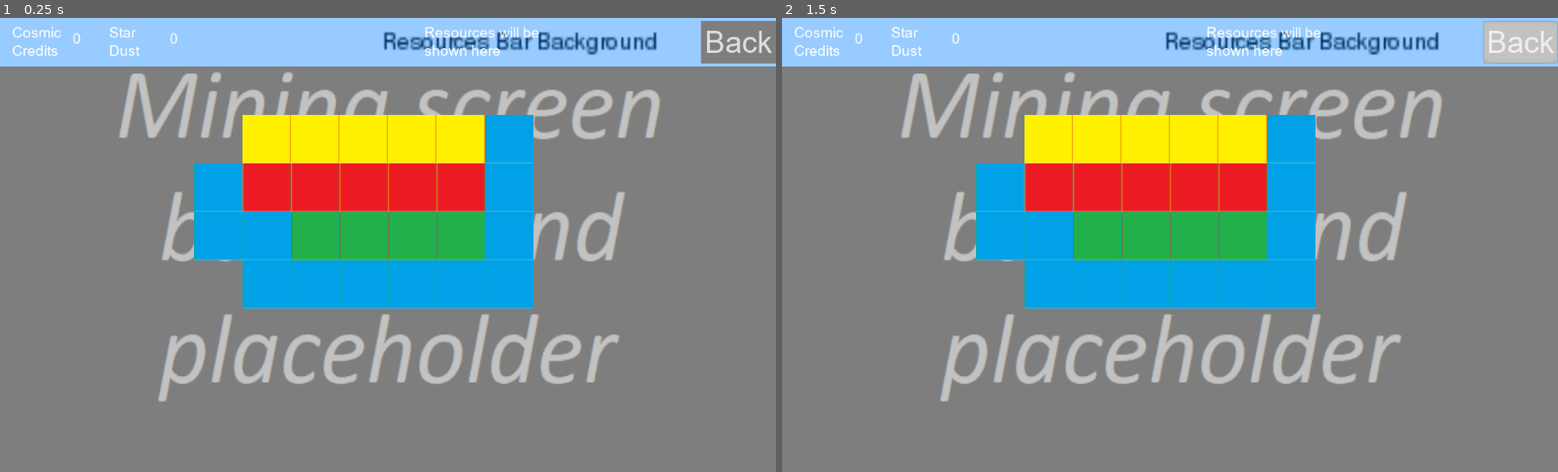
Above: before the commit, frames 1-2 (left to right).
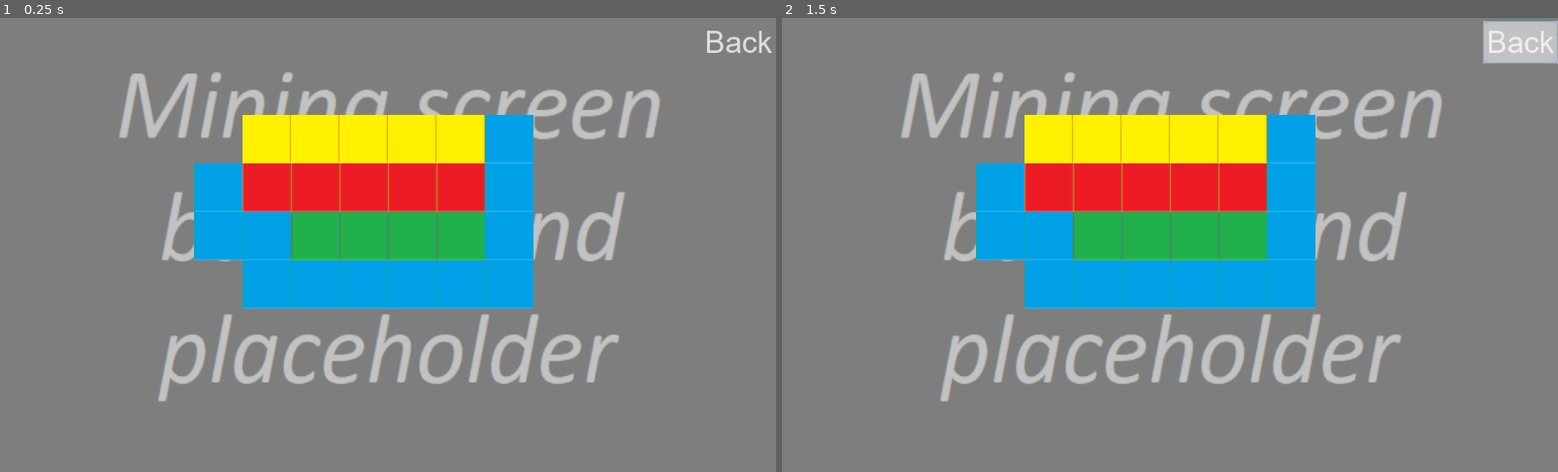
Above: after the commit, the same moments.

Repository: VB-s-game-dev-team/teraformer-game
Game: Godot game, scene res://MiningScreen/MiningScreen.tscn
Same seed, same stepped clock (60 frames per second), same inputs: the game is played once before the commit and once after it. This scene is started directly instead of the project's main scene.
Inputs (mouse positions are in pixels of both pictures, inside the frame that each line leads up to):
- Up to frame 1 (0.25 s): no input
- Up to frame 2 (1.5 s): tap Enter at 0.5 s; move the mouse to (1131, 335) at 0.52 s; click "Back" at 1.25 s

The runs differ from the first frame. In frame 1, 9.8% of the frame differs, in the area x 0-100%, y 0-11%; in frame 2, 9.8%.
Error in both runs: Invalid call. Nonexistent function 'set_screen' in base 'Nil'. (res://MiningScreen/MiningScreen.gd:9)

Commit message:
Resource bar whatever

Diff:
--- a/resources_bar/resources_bar.gd
+++ b/resources_bar/resources_bar.gd
@@ -2,10 +2,10 @@
 
 var _global_stuff: GlobalStuff
 
-onready var CosmicCreditsValue = $CosmicCreditsValue
-onready var StarDustValue = $StarDustValue
-onready var LevelValue = $LevelValue
-onready var XPValue = $XPValue
+onready var CosmicCreditsValue = $MarginContainer/LabelContainer/CosmicCreditsValue
+onready var StarDustValue = $MarginContainer/LabelContainer/StarDustValue
+onready var LevelValue = $MarginContainer/LabelContainer/LevelValue
+onready var XPValue = $MarginContainer/LabelContainer/XPValue
 
 func _ready() -> void:
 	pass
--- a/resources_bar/resources_bar.tscn
+++ b/resources_bar/resources_bar.tscn
@@ -10,7 +10,7 @@
 use_mipmaps = true
 font_data = ExtResource( 2 )
 
-[node name="ResourcesBar" type="Control"]
+[node name="ResourcesBar" type="MarginContainer"]
 margin_right = 1408.0
 margin_bottom = 80.0
 theme = ExtResource( 4 )
@@ -20,109 +20,116 @@
 }
 
 [node name="Texture" type="TextureRect" parent="."]
-margin_right = 1376.0
-margin_bottom = 64.0
+margin_right = 1408.0
+margin_bottom = 80.0
 texture = ExtResource( 1 )
 expand = true
 __meta__ = {
 "_edit_use_anchors_": false
 }
 
-[node name="CosmicCreditsLabel" type="RichTextLabel" parent="."]
-margin_left = 16.0
-margin_top = 8.0
-margin_right = 96.0
-margin_bottom = 56.0
+[node name="MarginContainer" type="MarginContainer" parent="."]
+margin_right = 1408.0
+margin_bottom = 80.0
+
+[node name="LabelContainer" type="HBoxContainer" parent="MarginContainer"]
+margin_right = 1408.0
+margin_bottom = 80.0
+
+[node name="CosmicCreditsLabel" type="RichTextLabel" parent="MarginContainer/LabelContainer"]
+margin_right = 152.0
+margin_bottom = 80.0
+size_flags_horizontal = 3
 custom_fonts/normal_font = SubResource( 1 )
 text = "Cosmic Credits"
 __meta__ = {
 "_edit_use_anchors_": false
 }
 
-[node name="CosmicCreditsValue" type="RichTextLabel" parent="."]
-margin_left = 96.0
-margin_top = 16.0
-margin_right = 112.0
-margin_bottom = 64.0
+[node name="CosmicCreditsValue" type="RichTextLabel" parent="MarginContainer/LabelContainer"]
+margin_left = 156.0
+margin_right = 308.0
+margin_bottom = 80.0
+size_flags_horizontal = 3
 custom_fonts/normal_font = SubResource( 1 )
 text = "0"
 __meta__ = {
 "_edit_use_anchors_": false
 }
 
-[node name="StarDustLabel" type="RichTextLabel" parent="."]
-margin_left = 144.0
-margin_top = 8.0
-margin_right = 208.0
-margin_bottom = 56.0
+[node name="StarDustLabel" type="RichTextLabel" parent="MarginContainer/LabelContainer"]
+margin_left = 312.0
+margin_right = 464.0
+margin_bottom = 80.0
+size_flags_horizontal = 3
 custom_fonts/normal_font = SubResource( 1 )
 text = "Star Dust"
 __meta__ = {
 "_edit_use_anchors_": false
 }
 
-[node name="StarDustValue" type="RichTextLabel" parent="."]
-margin_left = 224.0
-margin_top = 16.0
-margin_right = 240.0
-margin_bottom = 64.0
+[node name="StarDustValue" type="RichTextLabel" parent="MarginContainer/LabelContainer"]
+margin_left = 468.0
+margin_right = 620.0
+margin_bottom = 80.0
+size_flags_horizontal = 3
 custom_fonts/normal_font = SubResource( 1 )
 text = "0"
 __meta__ = {
 "_edit_use_anchors_": false
 }
 
-[node name="LevelLabel" type="RichTextLabel" parent="."]
-margin_left = 976.0
-margin_top = 16.0
-margin_right = 1040.0
-margin_bottom = 40.0
+[node name="ResourcesLabel" type="RichTextLabel" parent="MarginContainer/LabelContainer"]
+margin_left = 624.0
+margin_right = 776.0
+margin_bottom = 80.0
+size_flags_horizontal = 3
+custom_fonts/normal_font = SubResource( 1 )
+text = "Resources will be shown here"
+__meta__ = {
+"_edit_use_anchors_": false
+}
+
+[node name="LevelLabel" type="RichTextLabel" parent="MarginContainer/LabelContainer"]
+margin_left = 780.0
+margin_right = 932.0
+margin_bottom = 80.0
+size_flags_horizontal = 3
 custom_fonts/normal_font = SubResource( 1 )
 text = "Level"
 __meta__ = {
 "_edit_use_anchors_": false
 }
 
-[node name="LevelValue" type="RichTextLabel" parent="."]
-margin_left = 1040.0
-margin_top = 16.0
-margin_right = 1056.0
-margin_bottom = 40.0
+[node name="LevelValue" type="RichTextLabel" parent="MarginContainer/LabelContainer"]
+margin_left = 936.0
+margin_right = 1088.0
+margin_bottom = 80.0
+size_flags_horizontal = 3
 custom_fonts/normal_font = SubResource( 1 )
 text = "0"
 __meta__ = {
 "_edit_use_anchors_": false
 }
 
-[node name="XPBar" type="RichTextLabel" parent="."]
-margin_left = 1104.0
-margin_top = 16.0
-margin_right = 1168.0
-margin_bottom = 40.0
+[node name="XPBar" type="RichTextLabel" parent="MarginContainer/LabelContainer"]
+margin_left = 1092.0
+margin_right = 1244.0
+margin_bottom = 80.0
+size_flags_horizontal = 3
 custom_fonts/normal_font = SubResource( 1 )
 text = "XP"
 __meta__ = {
 "_edit_use_anchors_": false
 }
 
-[node name="XPValue" type="RichTextLabel" parent="."]
-margin_left = 1152.0
-margin_top = 16.0
-margin_right = 1168.0
-margin_bottom = 40.0
+[node name="XPValue" type="RichTextLabel" parent="MarginContainer/LabelContainer"]
+margin_left = 1248.0
+margin_right = 1408.0
+margin_bottom = 80.0
+size_flags_horizontal = 3
 custom_fonts/normal_font = SubResource( 1 )
 text = "0"
 __meta__ = {
 "_edit_use_anchors_": false
 }
-
-[node name="ResourcesLabel" type="RichTextLabel" parent="."]
-margin_left = 560.0
-margin_top = 8.0
-margin_right = 768.0
-margin_bottom = 56.0
-custom_fonts/normal_font = SubResource( 1 )
-text = "Resources will be shown here"
-__meta__ = {
-"_edit_use_anchors_": false
-}
